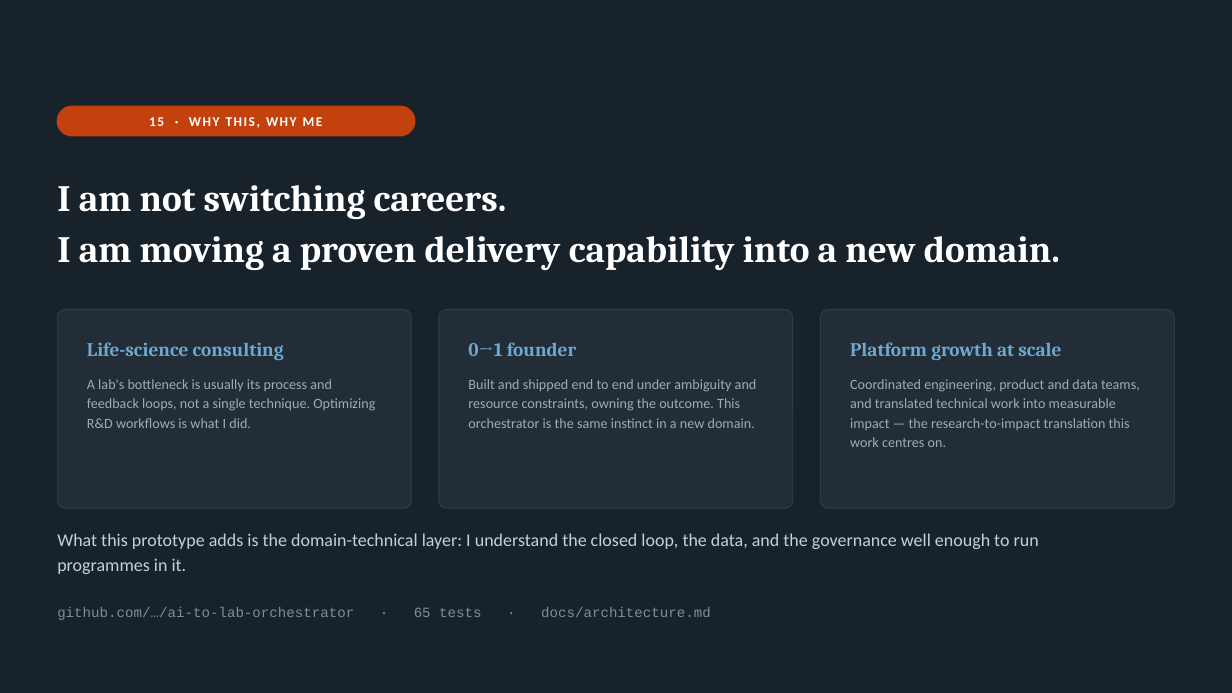
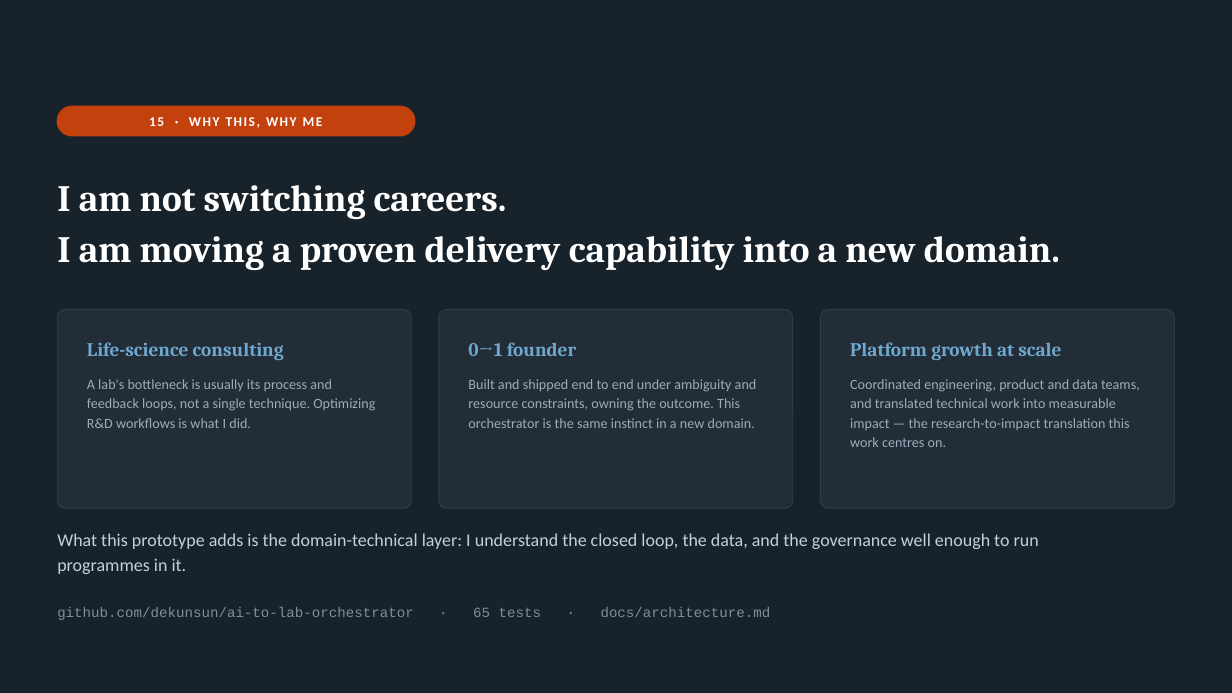
Before and after one commit to dekunsun/ai-to-lab-orchestrator, a slide deck: slide 16 of docs/deck/ai_to_lab_orchestrator.pptx. Drawn at 1232x693 pixels with LibreOffice and Linux fonts; fonts in the diff are those of the drawing. Boxes give left, top, right and bottom in pixels: in the first picture for what was removed or moved away, otherwise in the second. Text is boxed around its words. In the diff, an @@ line names an element or a change of style, - is before the commit and + after.

```diff
--- a/docs/deck/ai_to_lab_orchestrator.pptx
+++ b/docs/deck/ai_to_lab_orchestrator.pptx
@@ text at box(57, 607, 771, 620): text changed @@
-github.com/…/ai-to-lab-orchestrator · 65 tests · docs/architecture.md
+github.com/dekunsun/ai-to-lab-orchestrator · 65 tests · docs/architecture.md
```
Also in this commit, not shown: 3 other files.
